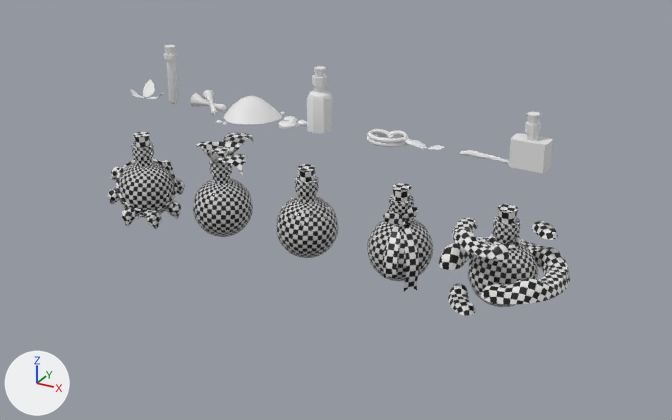
An edit to the Blender file Model/Potions.blend, drawn before and after from the same camera.
Before and after are seen from a 50 mm lens placed at (27.6, -46.3, 26.6), pointed at (2.8, -1.3, 4.1). Every picture has the same lights, and +X, +Y and +Z are marked at lower left. The first picture is the older version.

The scene before the commit, as lines of its bpy script (objects in view):
```python
ob_essenceillusion = bpy.data.objects.new('essenceIllusion', me_essenceillusionshape)
ob_essenceillusion.location = (14.0, 0.0, 8.5)
ob_essencememoire = bpy.data.objects.new('essenceMemoire', me_essencememoireshape)
ob_essencememoire.location = (-10.0, 0.0, 8.5)
ob_feuillespaixinterieure = bpy.data.objects.new('feuillesPaixInterieure', me_feuillespaixinterieureshape)
ob_feuillespaixinterieure.location = (7.0, -0.6, 4.06)
ob_feuillespaixinterieure.rotation_euler = (1.648, -0.961, 0.73)  # degrees (94, -55, 42)
ob_fleursdatura = bpy.data.objects.new('fleursDatura', me_fleursdaturashape)
ob_fleursdatura.location = (-6.5, 0.0, 8.5)
ob_grainesdatura = bpy.data.objects.new('grainesDatura', me_grainesdaturashape)
ob_grainesdatura.location = (0.0, 0.0, 0.23)
ob_grainesdatura.rotation_euler = (0.0, 0.0, -0.785)  # degrees (0, 0, -45)
ob_lianeayahuasca = bpy.data.objects.new('lianeAyahuasca', me_potioneveilshape)
ob_lianeayahuasca.location = (6.5, 0.0, 4.06)
ob_nectarinspiration = bpy.data.objects.new('nectarInspiration', me_nectarinspirationshape)
ob_nectarinspiration.location = (1.0, 0.0, 8.5)
ob_petalesiboga = bpy.data.objects.new('petalesIboga', me_petalesibogashape)
ob_petalesiboga.location = (-11.62, -1.29, 0.95)
ob_petalesiboga.rotation_euler = (-0.524, -3.142, -2.304)  # degrees (-30, -180, -132)
ob_plane_003 = bpy.data.objects.new('Plane.003', me_plane_005)
ob_plane_003.location = (-6.5, 0.01, 5.11)
# also in view: 'poussiereIllusion' at (-4.0, 0.0, 9.1); 'potionClairvoyance' at (-13.0, 0.0, 2.9); 'potionTransformation' at (13.0, 0.0, 2.9); 'ruban' at (7.1, -0.8, 2.2); 'potionEveil' at (0.0, 0.0, 2.9)
```
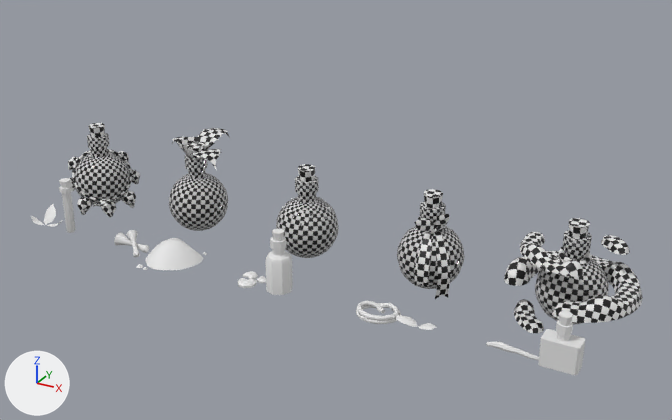
Location of each change, (x1, y1, x2, y2) in pixels of the pictures (672 x 420 px):
'nuages', moved
    before: (438, 218, 570, 316)
    after: (504, 232, 643, 333)
'potionTransformation', moved
    before: (468, 204, 538, 307)
    after: (535, 218, 609, 324)
'potionClairvoyance', moved
    before: (118, 132, 175, 218)
    after: (74, 123, 130, 207)
'potionConfusion', moved
    before: (193, 147, 253, 237)
    after: (169, 142, 228, 231)
'potionSerenite', moved
    before: (367, 183, 433, 281)
    after: (397, 189, 464, 289)
'essenceIllusion', moved
    before: (509, 112, 553, 173)
    after: (538, 311, 585, 375)
'nectarInspiration', moved
    before: (307, 66, 333, 134)
    after: (265, 229, 293, 295)
'ruban', moved
    before: (383, 216, 419, 291)
    after: (415, 222, 451, 299)
'poussiereIllusion', moved
    before: (216, 96, 285, 124)
    after: (137, 238, 207, 270)
'collierFruitsIboga', moved
    before: (108, 158, 184, 229)
    after: (68, 149, 140, 217)
'Plane.003', moved
    before: (196, 133, 254, 176)
    after: (172, 128, 230, 169)
'essenceMemoire', moved
    before: (164, 45, 178, 104)
    after: (59, 178, 76, 233)
'fleursDatura', moved
    before: (190, 90, 226, 115)
    after: (114, 230, 149, 257)
'lianeAyahuasca', moved
    before: (387, 210, 415, 226)
    after: (356, 300, 401, 324)
'lianeAyahuasca.001', reshaped, moved
    before: (367, 129, 410, 147)
    after: (418, 216, 446, 233)
'feuillesPaixInterieure', reshaped, moved, turned
    before: (383, 207, 418, 226)
    after: (395, 315, 436, 330)
'feuillesPaixInterieure.001', moved, turned
    before: (405, 139, 445, 150)
    after: (414, 214, 449, 233)
'potionConfusion.001', moved
    before: (203, 142, 238, 164)
    after: (178, 137, 212, 158)
'racineIboga', moved
    before: (488, 232, 521, 249)
    after: (486, 341, 539, 360)
'racineIboga.001', moved
    before: (460, 150, 509, 164)
    after: (558, 247, 592, 265)
'petalesIboga', moved, turned
    before: (137, 210, 172, 219)
    after: (31, 204, 63, 227)
'petalesIboga.001', reshaped, moved, turned
    before: (130, 79, 164, 99)
    after: (91, 199, 127, 208)
'grainesDatura', moved (not visible before)
    after: (238, 271, 266, 288)
'grainesDatura.001', reshaped, moved, turned (not visible afterwards)
    before: (278, 116, 307, 129)
'potionConfusion.002', moved
    before: (208, 147, 231, 164)
    after: (183, 142, 206, 158)

The edits, one by one:
Object 'essenceIllusion' (ob_essenceillusion) moves from (14.0, 0.0, 8.5) to (18.0, -5.0, 0.0).
Object 'essenceMemoire' (ob_essencememoire) moves from (-10.0, 0.0, 8.5) to (-15.5, -5.0, 0.0).
Object 'feuillesPaixInterieure.001' (ob_feuillespaixinterieure_001) moves from (8.0, 0.0, 8.5) to (9.0, -0.6, 4.06).
Object 'feuillesPaixInterieure.001' (ob_feuillespaixinterieure_001) turns from (0, 0, 0) to (94, -55, 42) degrees about x, y and z.
Object 'fleursDatura' (ob_fleursdatura) moves from (-6.5, 0.0, 8.5) to (-9.5, -5.0, 0.0).
Object 'grainesDatura.001' (ob_grainesdatura_001) now shows me_grainesdaturashape instead of me_grainesdaturashape_001.
Object 'grainesDatura.001' (ob_grainesdatura_001) moves from (-1.0, 0.0, 8.5) to (0.0, 0.0, 0.23).
Object 'grainesDatura.001' (ob_grainesdatura_001) turns from (0, 0, 0) to (0, 0, -45) degrees about x, y and z.
Object 'lianeAyahuasca.001' (ob_lianeayahuasca_001) now shows me_potioneveilshape instead of me_lianeayahuascashape.
Object 'lianeAyahuasca.001' (ob_lianeayahuasca_001) moves from (5.5, 0.0, 8.5) to (8.5, 0.0, 4.06).
Object 'nectarInspiration' (ob_nectarinspiration) moves from (1.0, 0.0, 8.5) to (1.0, -5.0, 0.0).
Object 'petalesIboga.001' (ob_petalesiboga_001) now shows me_petalesibogashape instead of me_petalesibogashape_001.
Object 'petalesIboga.001' (ob_petalesiboga_001) moves from (-12.5, 0.0, 8.5) to (-15.62, -1.29, 0.95).
Object 'petalesIboga.001' (ob_petalesiboga_001) turns from (0, 0, 13) to (-30, -180, -132) degrees about x, y and z.
Object 'poussiereIllusion' (ob_poussiereillusion) moves from (-4.0, 0.0, 8.5) to (-7.0, -5.0, 0.0).
Object 'racineIboga.001' (ob_racineiboga_001) moves from (11.5, 0.0, 8.5) to (16.97, 0.0, 3.9).
Object 'potionClairvoyance' (ob_potionclairvoyance) moves from (-13.0, 0.0, 0.0) to (-17.0, 0.0, 0.0).
Object 'collierFruitsIboga' (ob_collierfruitsiboga) moves from (-12.78, -0.18, 2.22) to (-16.78, -0.18, 2.22).
Object 'petalesIboga' (ob_petalesiboga) moves from (-11.62, -1.29, 0.95) to (-18.0, -5.0, 0.0).
Object 'petalesIboga' (ob_petalesiboga) turns from (-30, -180, -132) to (0, 0, 13) degrees about x, y and z.
Object 'potionConfusion' (ob_potionconfusion) moves from (-6.5, 0.0, 0.0) to (-8.5, 0.0, 0.0).
Object 'potionConfusion.001' (ob_potionconfusion_001) moves from (-6.5, 0.0, 4.96) to (-8.5, 0.0, 4.96).
Object 'potionConfusion.002' (ob_potionconfusion_002) moves from (-6.5, 0.0, 4.96) to (-8.5, 0.0, 4.96).
Object 'Plane.003' (ob_plane_003) moves from (-6.5, 0.01, 5.11) to (-8.5, 0.01, 5.11).
Object 'grainesDatura' (ob_grainesdatura) moves from (0.0, 0.0, 0.23) to (-1.0, -5.0, 0.0).
Object 'potionSerenite' (ob_potionserenite) moves from (6.5, 0.0, 0.0) to (8.5, 0.0, 0.0).
Object 'lianeAyahuasca' (ob_lianeayahuasca) moves from (6.5, 0.0, 4.06) to (7.5, -5.0, 0.0).
Object 'ruban' (ob_ruban) moves from (6.5, 0.0, 4.06) to (8.5, 0.0, 4.06).
Object 'feuillesPaixInterieure' (ob_feuillespaixinterieure) turns from (94, -55, 42) to (0, 0, 0) degrees about x, y and z.
Object 'feuillesPaixInterieure' (ob_feuillespaixinterieure) now shows me_feuillespaixinterieureshape_002 instead of me_feuillespaixinterieureshape.
Object 'feuillesPaixInterieure' (ob_feuillespaixinterieure) moves from (7.0, -0.6, 4.06) to (10.0, -5.0, 0.0).
Object 'potionTransformation' (ob_potiontransformation) moves from (13.0, 0.0, 0.0) to (17.0, 0.0, 0.0).
Object 'nuages' (ob_nuages) moves from (13.0, 0.0, 0.0) to (17.0, 0.0, 0.0).
Object 'racineIboga' (ob_racineiboga) moves from (12.97, 0.0, 3.9) to (15.5, -5.0, 0.0).
